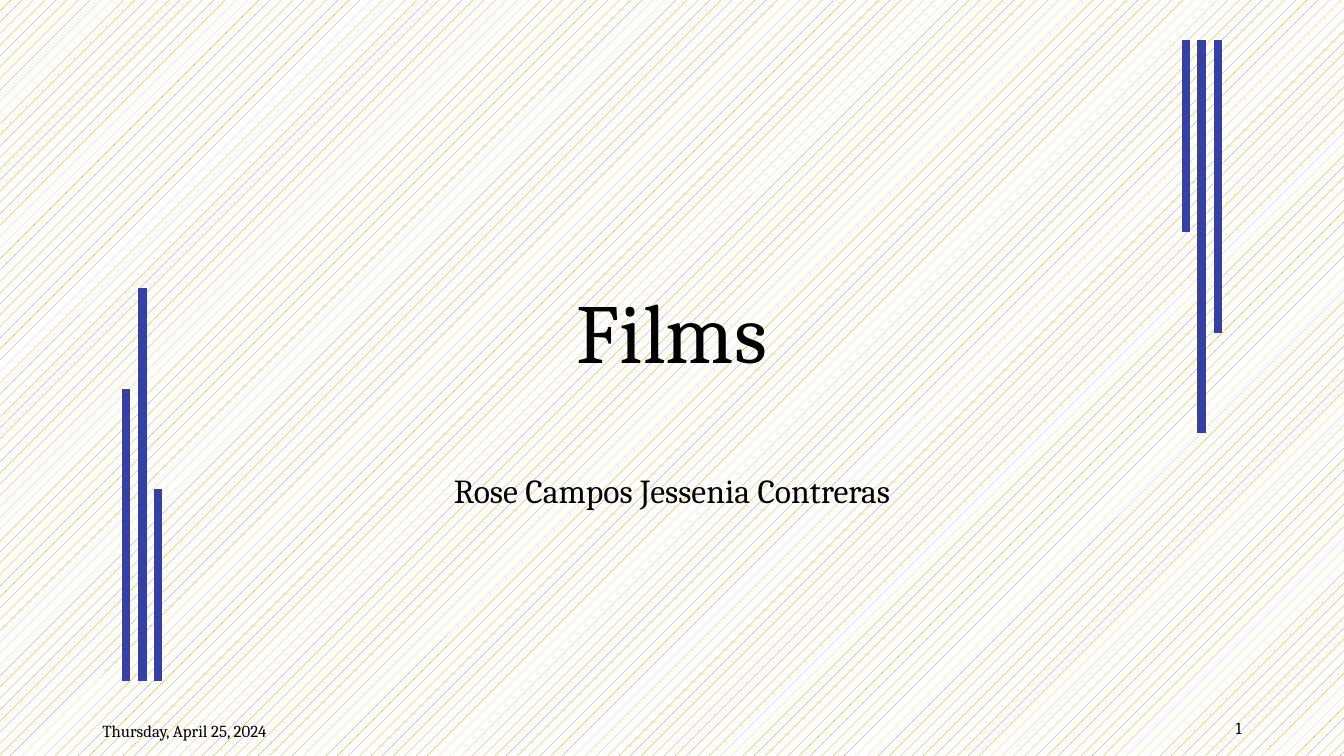
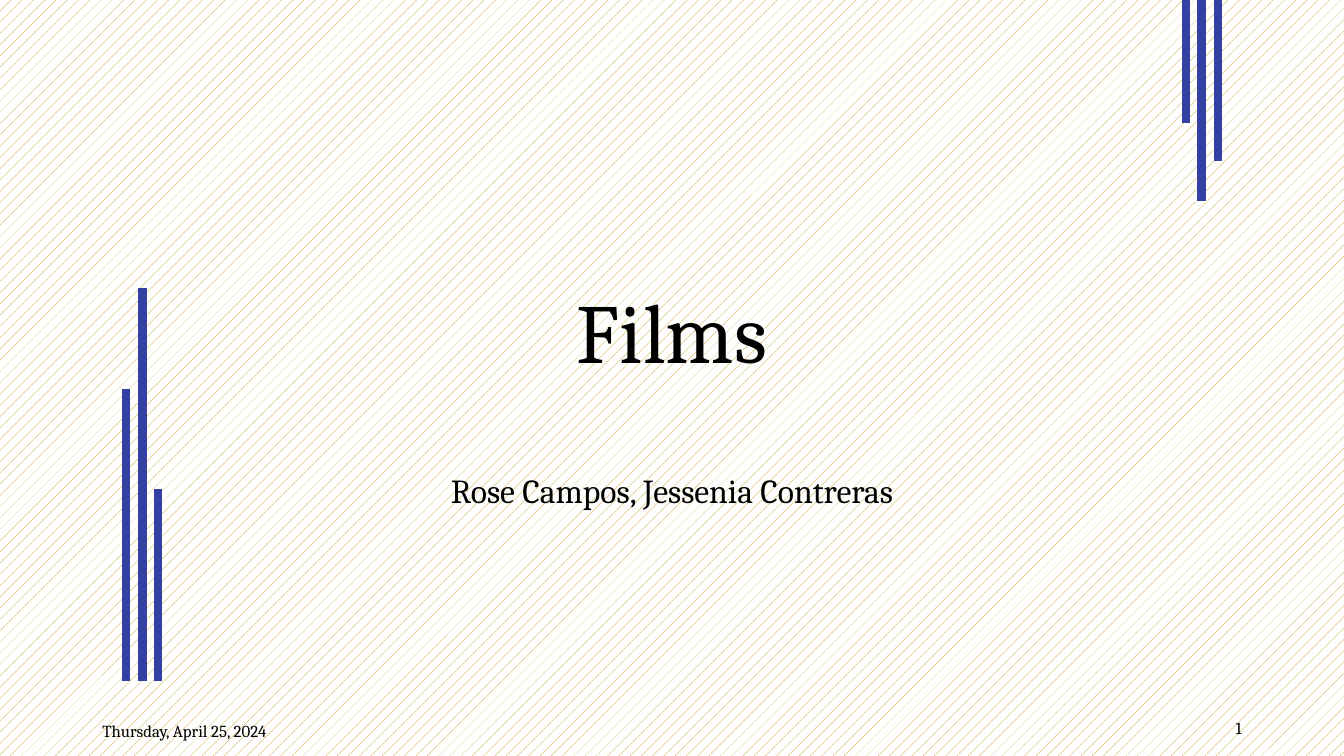
Before and after one commit to Data2401/final-project-fall-2024-classic-films, a slide deck: slide 1 of Slides.pptx. Drawn at 1344x756 pixels with LibreOffice and Linux fonts; fonts in the diff are those of the drawing; background and template pictures are left out. Boxes give left, top, right and bottom in pixels: in the first picture for what was removed or moved away, otherwise in the second. Text is boxed around its words. In the diff, an @@ line names an element or a change of style, - is before the commit and + after.

```diff
--- a/Slides.pptx
+++ b/Slides.pptx
@@ line added from (1187, 123) to (1187, 0), #3540A5 6 pt @@
@@ line moved from (1187, 232) - (1187, 40) to (1202, 202) - (1202, 0) @@
@@ line moved from (1219, 333) - (1219, 40) to (1219, 161) - (1219, 0) @@
@@ line removed from (1202, 434) to (1202, 40) @@
@@ subtitle at [451, 472, 893, 511]: text changed @@
-Rose Campos Jessenia Contreras
+Rose Campos, Jessenia Contreras
```
Also in this commit, not shown: 10 other slides changed, 6 slides added, 5 slides removed, 2 other files.
